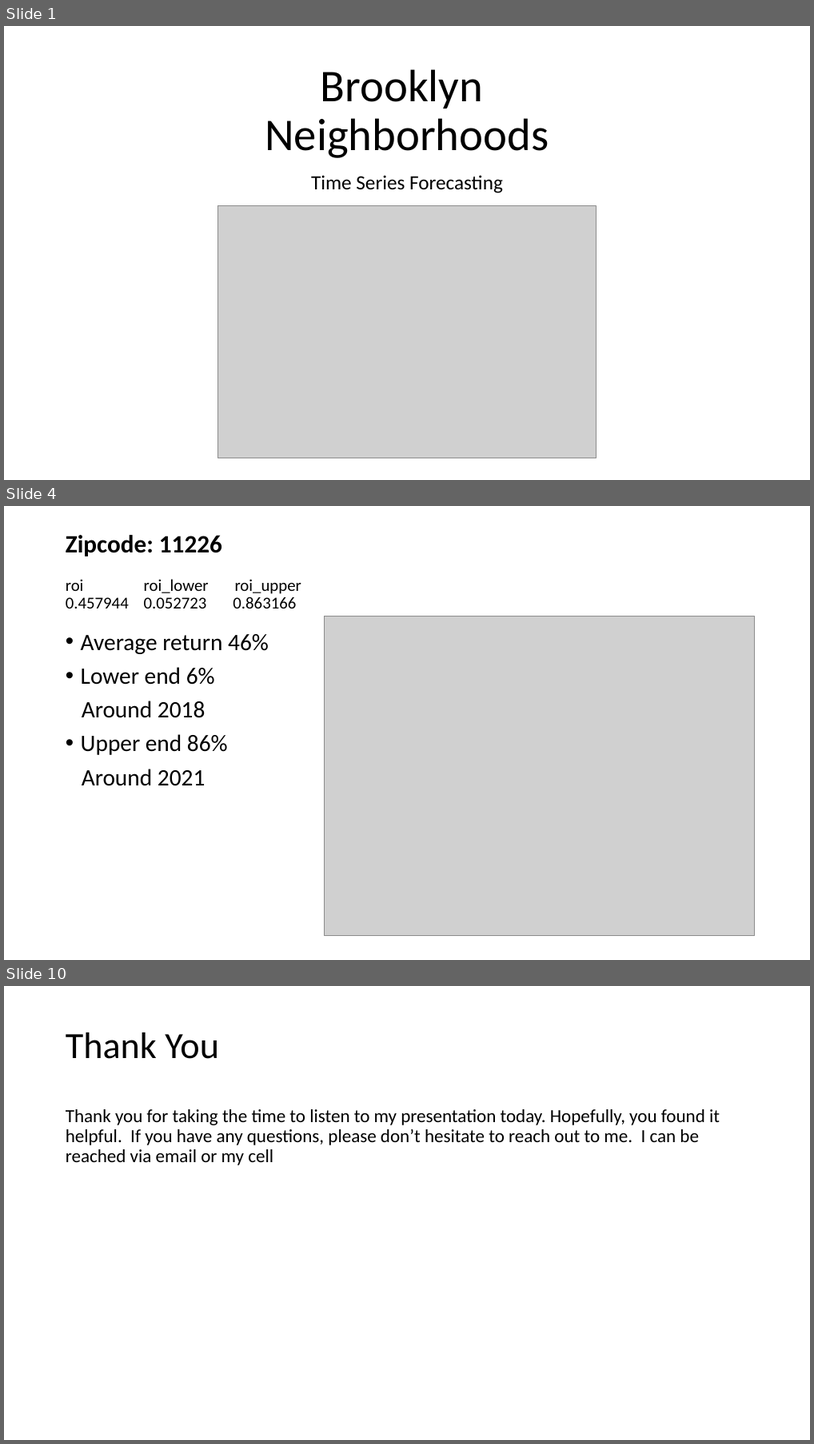
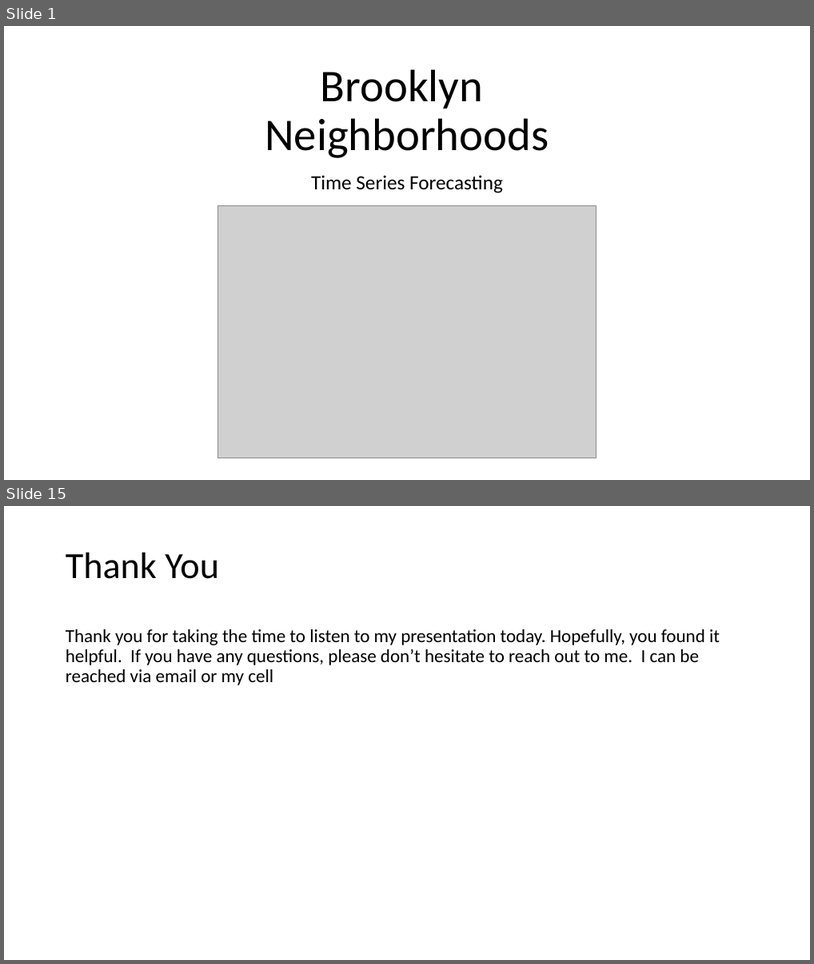
Before and after one commit to davidrtorres/Model-4-Brooklyn-Real-Estate-Investment, a slide deck: zillow_ts.pptx. Shown one above the other, each under a label of ours: slides 1, 4 and 10 before the commit, slides 1 and 15 after it; the slides between them are not shown. The pictures are 814x1444 and 814x964 pixels, drawn with LibreOffice and Linux fonts; fonts in the diff are those of the drawing; grey boxes stand for pictures. Boxes give left, top, right and bottom in pixels: in the first picture for what was removed or moved away, otherwise in the second. Text is boxed around its words. In the diff, an @@ line names an element or a change of style, - is before the commit and + after.

```diff
--- a/zillow_ts.pptx
+++ b/zillow_ts.pptx
@@ slide 4 removed at [4, 506, 810, 960], background #FFFFFF @@
@@ title removed at [66, 535, 296, 608] @@
-Zipcode: 11226
-roi roi_lower roi_upper
-0.457944 0.052723 0.863166
@@ picture removed at [325, 616, 755, 936] @@
@@ text removed at [81, 634, 269, 786] @@
-• Average return 46%
-• Lower end 6%
-Around 2018
-• Upper end 86%
-Around 2021
@@ what was slide 10 is now slide 15 @@
```
Also in this commit, not shown: 7 slides changed, 6 slides added.
